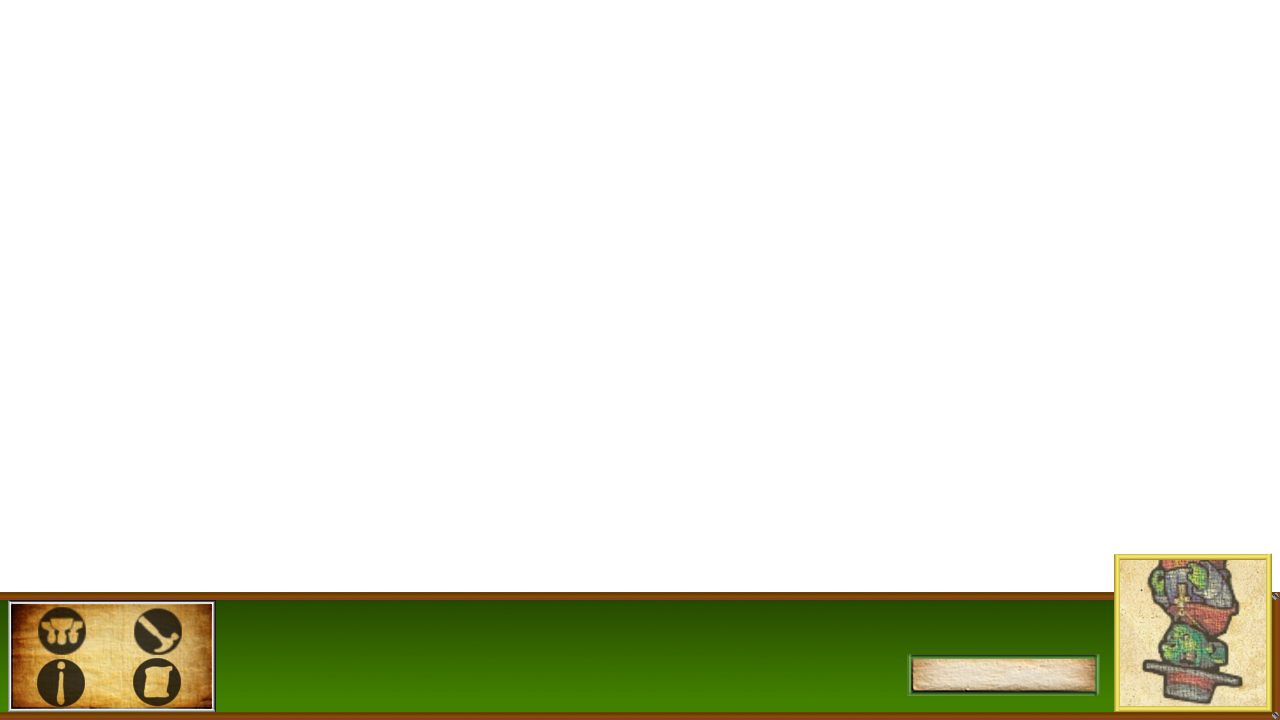
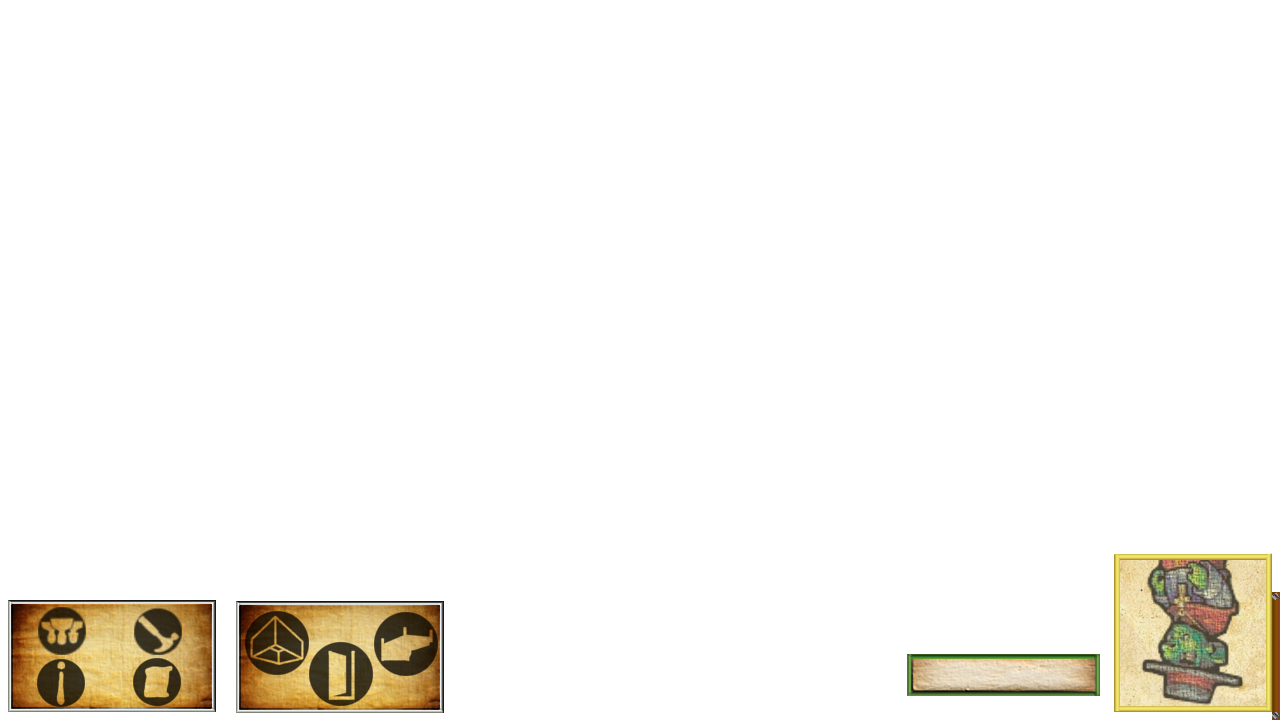
Layer changes from the first 1280×720 image to the second:
added layer "DoorButton #1" (75%) above "FurnitureButton.png" over [309, 642, 373, 706]
added layer "FurnitureButton.png" above "WallsButton.png" over [374, 612, 438, 676]
added layer "WallsButton.png" above "ButtonBackground copy" over [245, 611, 309, 675]
added layer "ButtonBackground copy" above "MoneyBackground" over [236, 601, 444, 713]
hid "Bar" over [0, 592, 1280, 720]
